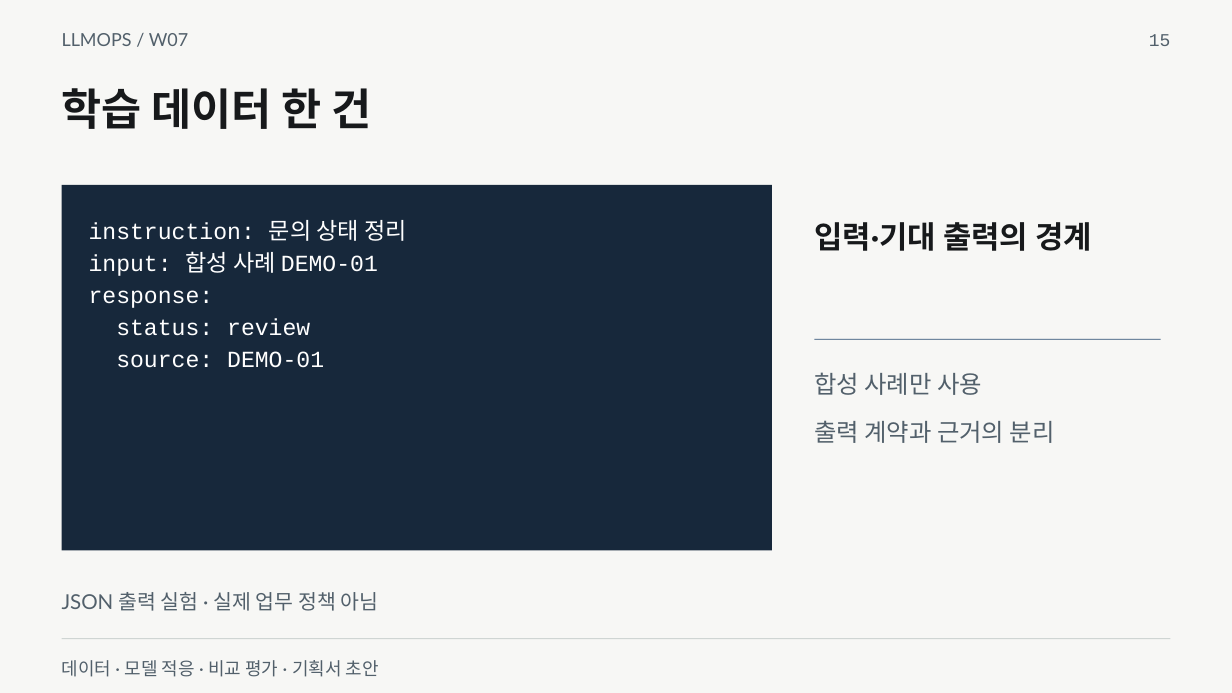
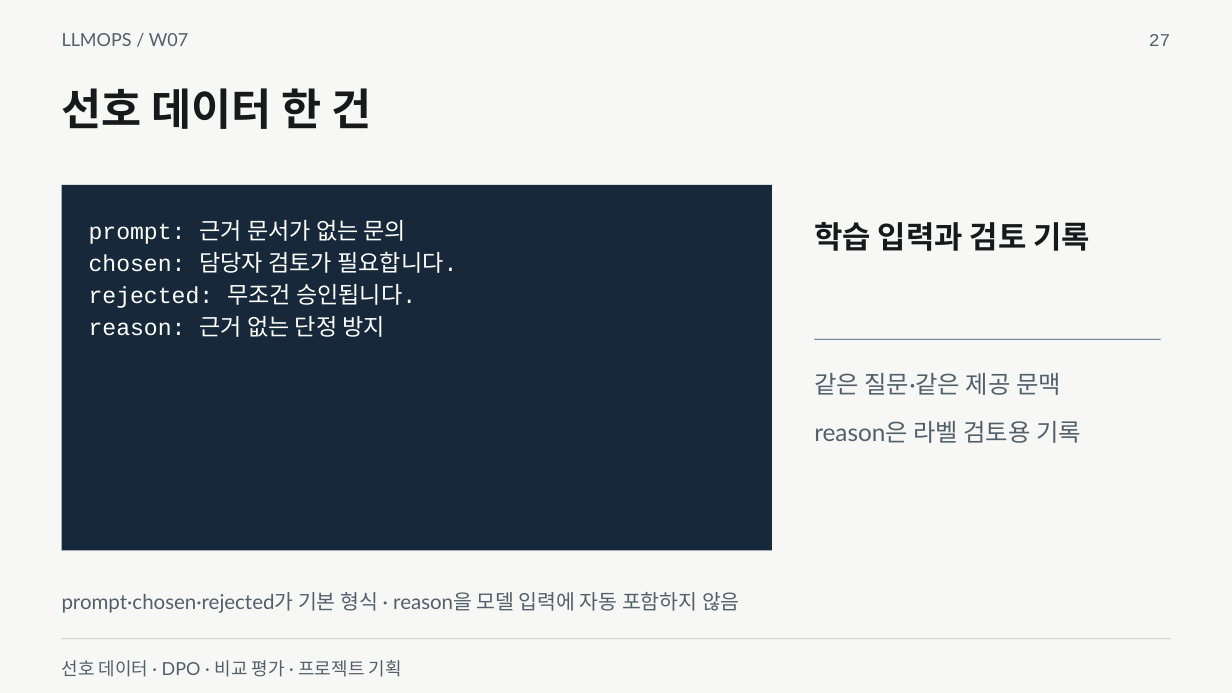
Before and after one commit to smilesjcha/llmops-16week, a slide deck: slide 27 of week07/lecture/07_week7_model_adaptation_project.pptx (slide 15 before the commit). Drawn at 1232x693 pixels with LibreOffice and Linux fonts; fonts in the diff are those of the drawing. Boxes give left, top, right and bottom in pixels: in the first picture for what was removed or moved away, otherwise in the second. Text is boxed around its words. In the diff, an @@ line names an element or a change of style, - is before the commit and + after.

```diff
--- a/week07/lecture/07_week7_model_adaptation_project.pptx
+++ b/week07/lecture/07_week7_model_adaptation_project.pptx
@@ text at [1149, 34, 1171, 46]: text changed @@
-15
+27
@@ text at [62, 88, 372, 129]: text changed @@
-학습 데이터 한 건
+선호 데이터 한 건
@@ text at [89, 220, 457, 337]: text changed @@
-instruction: 문의 상태 정리
-input: 합성 사례 DEMO-01
-response:
-status: review
-source: DEMO-01
+prompt: 근거 문서가 없는 문의
+chosen: 담당자 검토가 필요합니다.
+rejected: 무조건 승인됩니다.
+reason: 근거 없는 단정 방지
@@ text at [814, 222, 1091, 251]: text changed @@
-입력·기대 출력의 경계
+학습 입력과 검토 기록
@@ text at [814, 373, 1061, 395]: text changed @@
-합성 사례만 사용
+같은 질문·같은 제공 문맥
@@ text at [814, 421, 1081, 443]: text changed @@
-출력 계약과 근거의 분리
+reason은 라벨 검토용 기록
@@ text at [62, 592, 740, 613]: text changed @@
-JSON 출력 실험 · 실제 업무 정책 아님
+prompt·chosen·rejected가 기본 형식 · reason을 모델 입력에 자동 포함하지 않음
@@ text at [62, 660, 402, 677]: text changed @@
-데이터 · 모델 적응 · 비교 평가 · 기획서 초안
+선호 데이터 · DPO · 비교 평가 · 프로젝트 기획
```
Also in this commit, not shown: 50 other slides changed, 29 slides added, 26 slides removed, 21 other files.
